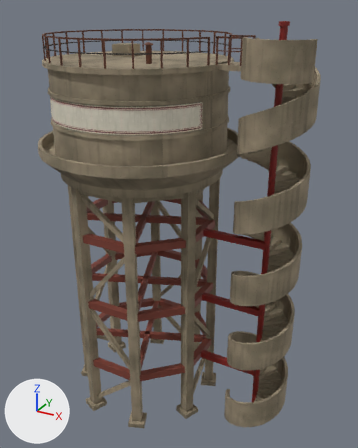
The glTF model public/models/india/water_tower.opt.glb: old version first, new version second.
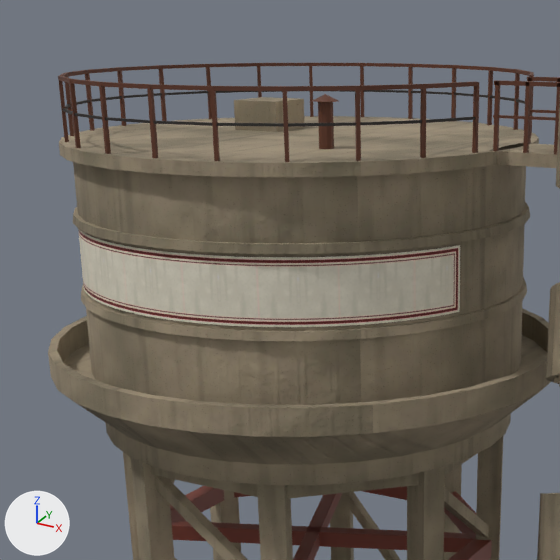
Old and new are each drawn whole from a 50 mm lens placed at (12.3, -18.8, 19.3), pointed at (1.8, 0.3, 9.7) and again close up on the part from 5% to 68% of the width and 1% to 51% of the height. Every picture has the same lights, and +X, +Y and +Z are marked at lower left. The last two pictures show the newer version. Objects named as collision shapes, trigger or cutter boxes, shadow casters or lower levels of detail are left out. Where no turn or scale is listed for an object, it has been applied to the vertices. Vertices at exactly the same position are counted once.

Names of what the first close-up shows: 'WaterTower_LOD0'.
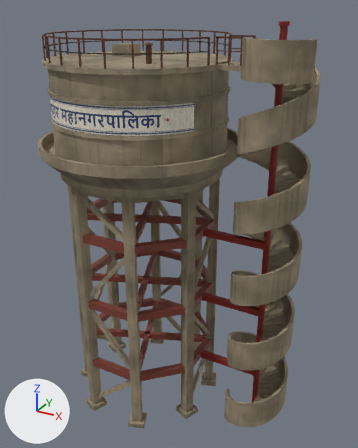
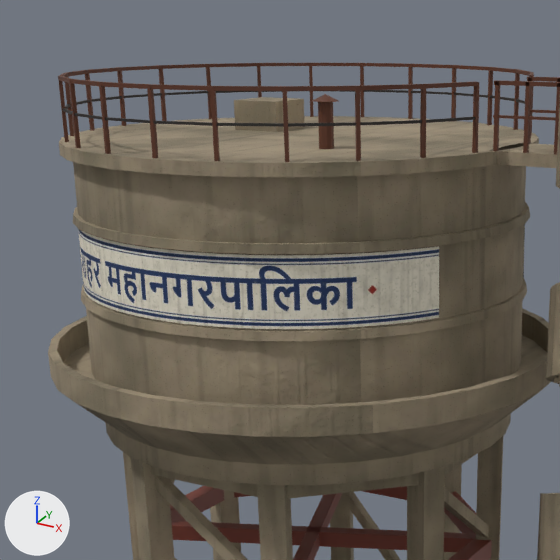
Location of each change, [x1, y1, x2, y2] in pixels of the close-ups (560 x 560 px):
'WaterTower_LOD0', surface changed, reshaped
    both: [48, 63, 560, 560]
part 1 of me_watertower_lod0, cut back
    before: [78, 229, 460, 327]
    after: [78, 224, 525, 329]
part 2 of me_watertower_lod0, surface changed
    before: [80, 231, 460, 327]
    after: [79, 230, 422, 329]

Edits to the bpy script that builds the scene:
```text
Add img_t_sign_shaharmahanagarpalika:
    img_t_sign_shaharmahanagarpalika = load_image('T_Sign_ShaharMahanagarpalika', '_unpacked/T_Sign_ShaharMahanagarpalika', 2048, 256, 'sRGB')
Change mat_m_sign:
    mat_m_sign.texture: img_t_sign_blank -> img_t_sign_shaharmahanagarpalika
Change me_watertower_lod0:
    used by ob_watertower_lod0; location = (1.59, 0.0, 9.25)
    remove me_watertower_lod0.from_pydata(...)  # 3711 vertices, 6436 faces; spans x -6.2..6.2, y -4.6..4.6, z -9.5..9.5
    add me_watertower_lod0.from_pydata(...)  # 3761 vertices, 6484 faces; spans x -6.2..6.2, y -4.6..4.6, z -9.5..9.5
    me_watertower_lod0 part 1
    11 vertices are removed from x -3.2..2.1, y -3.9..-1.2, z 5.6..6.6
    23 faces are deleted
    33 vertices move from x -4.6..2.1, y -3.9..-1.2, z 5.6..6.6 to x -5.1..1.8, y -3.9..2.4, z 5.5..6.6
    27 vertices are added at x -5.1..1.9, y -1.6..3.9, z 5.5
    5 new vertices lie (0.0, 0.0, -1.1) away from vertices in x -4.6..2.1, y -3.5..-1.2, z 6.6
    29 new vertices lie (0.0, 0.0, 1.1) away from vertices in x -5.1..1.9, y -2.8..3.9, z 5.5..5.6
    71 new faces join them, mat_m_sign (picture img_t_sign_shaharmahanagarpalika)
    me_watertower_lod0 part 2: 39 kept faces spanning x -4.4..1.8, y -3.9..2.4, z 5.5..6.6 get new texture (UV) coordinates
```
